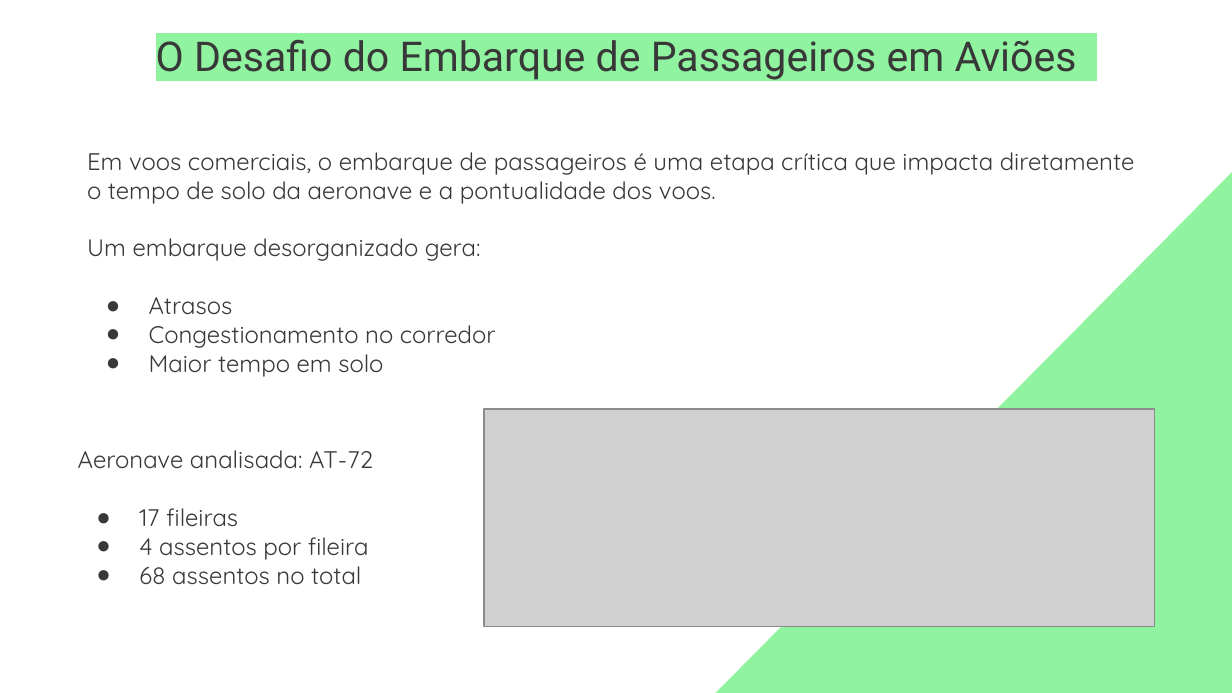
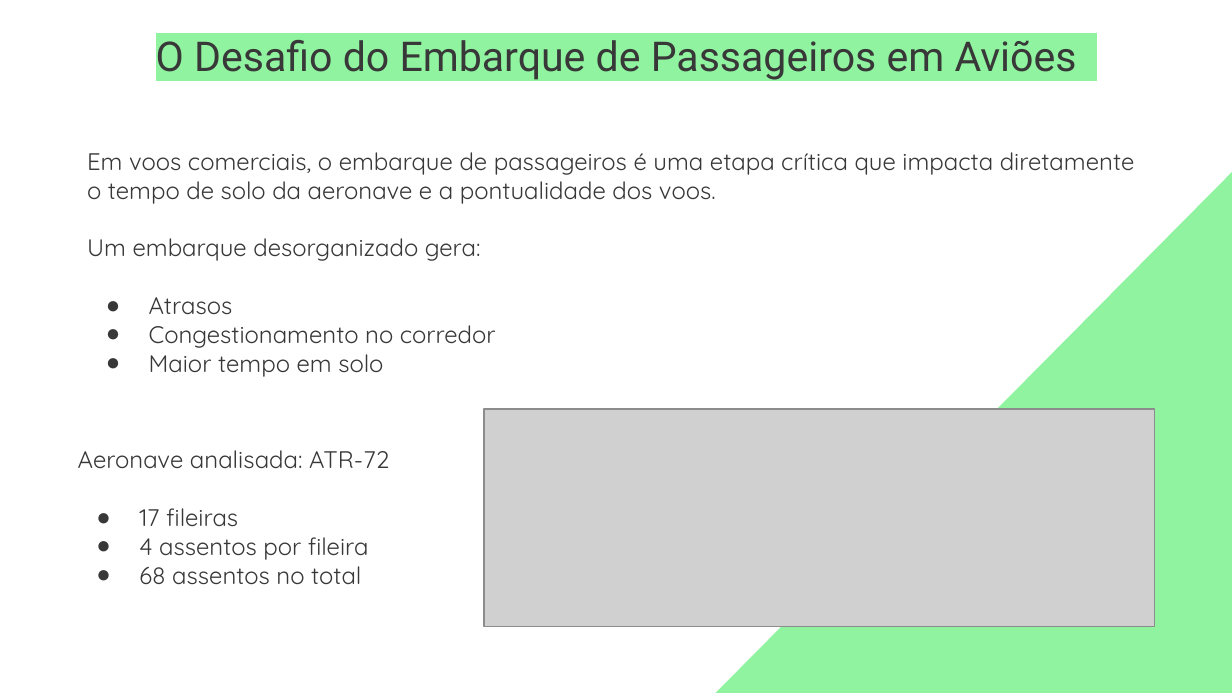
Before and after one commit to BrandaoJatoba/ECOM008.T1.2024.2.BDHJ, a slide deck: slide 3 of 03 - Seminário/Seminario ED.pptx. Drawn at 1232x693 pixels with LibreOffice and Linux fonts; fonts in the diff are those of the drawing; grey boxes stand for pictures. Boxes give left, top, right and bottom in pixels: in the first picture for what was removed or moved away, otherwise in the second. Text is boxed around its words. In the diff, an @@ line names an element or a change of style, - is before the commit and + after.

```diff
--- a/03 - Seminário/Seminario ED.pptx
+++ b/03 - Seminário/Seminario ED.pptx
@@ text at box(78, 450, 389, 468): text changed @@
-Aeronave analisada: AT-72
+Aeronave analisada: ATR-72
```
Also in this commit, not shown: 1 other slide changed, 1 other file.
